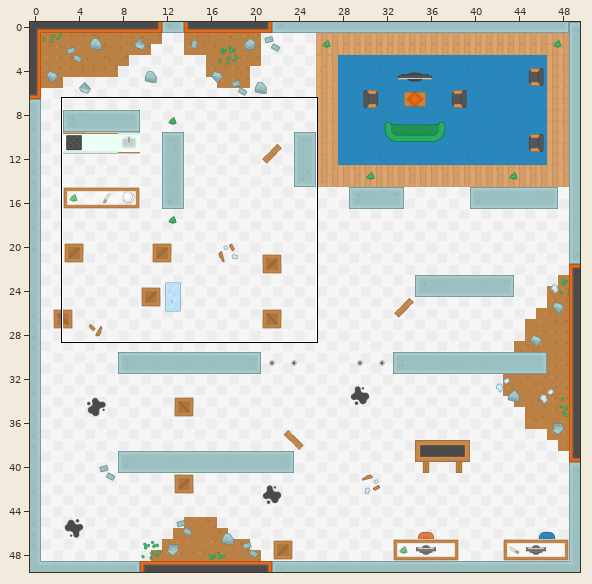
One commit to this Tiled map (JSON): Brainstein/assets/tilemaps/laboratorio.json. Above, an overview of the earlier version with the close-up marked.
Close-up. First the earlier version:
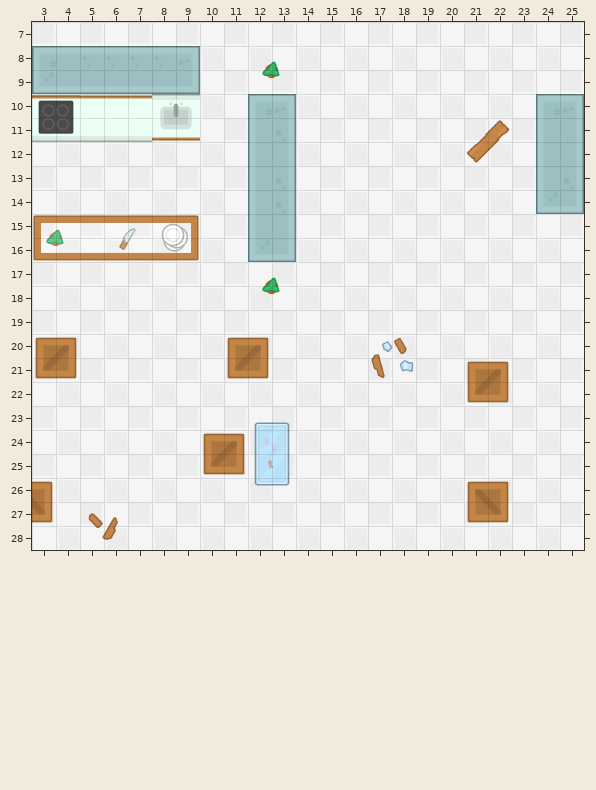
Cells are 64x64 px. Shown: x 3..25, y 7..28. The commit also changed other parts of the map, which this record leaves out.
The result:
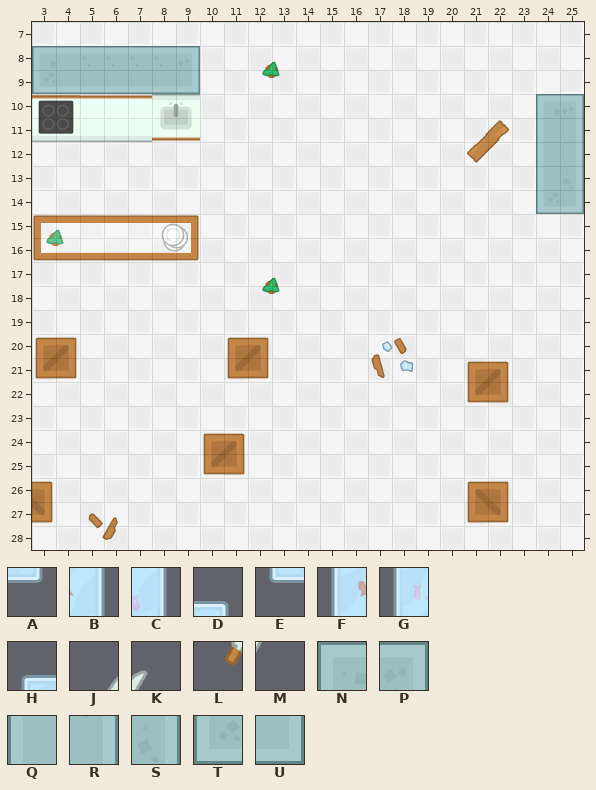
Key: from "tilesheet_complete_2X": A 586 flipped on the other diagonal, B 587 flipped on the other diagonal, C 588 flipped on the other diagonal, D 589 flipped on the other diagonal, E 640 flipped on the other diagonal, F 641 flipped on the other diagonal, G 642 flipped on the other diagonal, H 643 flipped on the other diagonal, J 912, K 913, L 966, M 967, N 1094, P 1097, Q 1148, R 1151, S 1205, T 1256, U 1259.
_ is an empty cell.
What changed:
Layer "backgroundLayer2":
The author cleared tile J in row 15 at x 6.
The author cleared tile K in row 15 at x 7.
The author cleared tile L in row 16 at x 6.
The author cleared tile M in row 16 at x 7.
Layer "collisionLayer":
The author cleared tile A in row 26 at x 13.
The author cleared tile B in row 25 at x 13.
The author cleared tile C in row 24 at x 13.
The author cleared tile D in row 23 at x 13.
The author cleared tile E in row 26 at x 12.
The author cleared tile F in row 25 at x 12.
The author cleared tile G in row 24 at x 12.
The author cleared tile H in row 23 at x 12.
The author cleared tile N in row 10 at x 12.
The author cleared tile P in row 10 at x 13.
The author cleared tile Q in rows 11 to 15 at x 12.
The author cleared tile R in row 12 at x 13; in row 15 at x 13.
The author cleared tile S in row 11 at x 13; in rows 13 to 14 at x 13.
The author cleared tile T in row 16 at x 12.
The author cleared tile U in row 16 at x 13.
